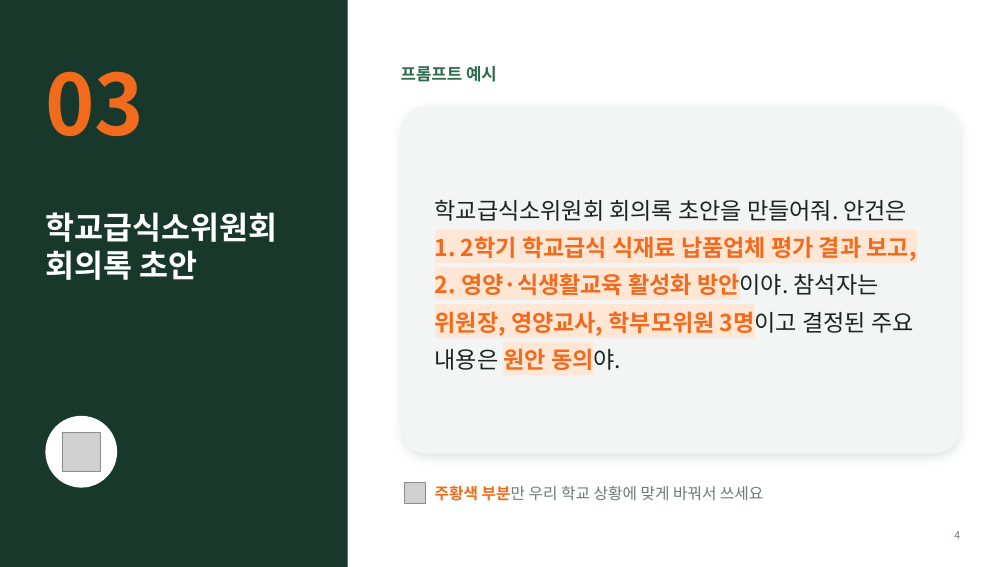
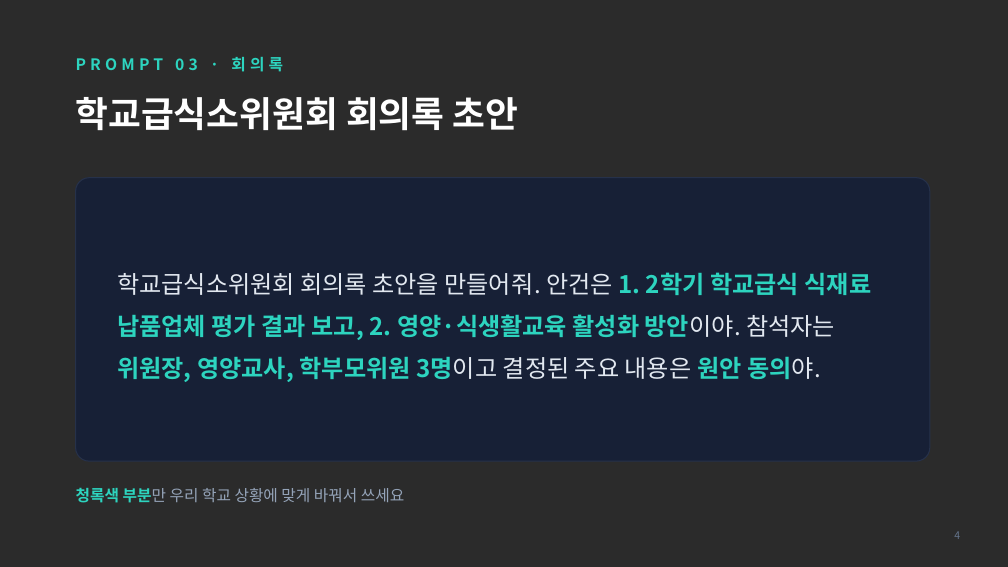
Before and after one commit to chojs135/chojs135, a slide deck: slide 4 of 연수자료/영양교사_AI_공문서_프롬프트.pptx. Drawn at 1008x567 pixels with LibreOffice and Linux fonts; fonts in the diff are those of the drawing; grey boxes stand for pictures; background and template pictures are left out; a plain dark background stands for a picture behind light text. Boxes give left, top, right and bottom in pixels: in the first picture for what was removed or moved away, otherwise in the second. Text is boxed around its words. In the diff, an @@ line names an element or a change of style, - is before the commit and + after.

```diff
--- a/연수자료/영양교사_AI_공문서_프롬프트.pptx
+++ b/연수자료/영양교사_AI_공문서_프롬프트.pptx
@@ background #FFFFFF to picture (left out) @@
@@ rectangle removed at (0, 0, 348, 567) @@
@@ text at (76, 57, 283, 72): text changed; size 80 to 15 pt; text colour #F26B1D to #2DD4BF @@
-03
+PROMPT 03 · 회의록
@@ title "학교급식소위원회 회의록 초안" at (76, 97, 519, 131): vertical alignment top to middle @@
@@ text removed at (401, 66, 497, 82) @@
-프롬프트 예시
@@ title at (76, 97, 519, 131): text changed; size 30 to 34 pt @@
-학교급식소위원회
-회의록 초안
+학교급식소위원회 회의록 초안
@@ rounded rectangle removed at (401, 106, 960, 454) @@
@@ rounded rectangle added at (76, 178, 930, 461), fill #172036, outline #26314A 1 pt @@
@@ text "학교급식소위원회 회의록 초안을 만들어줘. 안건은 ...": place and size @@
-text "학교급식소위원회 회의록 초안을 만들어줘. 안건은 ..." at (435, 200, 917, 370)
+text "학교급식소위원회 회의록 초안을 만들어줘. 안건은 ..." at (117, 272, 872, 382)
@@ text "학교급식소위원회 회의록 초안을 만들어줘. 안건은 ..." at (117, 272, 872, 382): size 22 to 23 pt; text colour #1B2420 to #E2E8F0 in "학교급식소위원회 회의록 초안을 만들어줘. 안건은 방안이야. 참석자는 ..."; text colour #F26B1D to #2DD4BF, highlight #FFE6D5 to none in "1. 2학기 학교급식 식재료 납품업체 평가 결과 ..."; line spacing 1.35 to 1.45 @@
@@ ellipse removed at (45, 416, 117, 488) @@
@@ picture removed at (62, 433, 101, 471) @@
@@ text at (76, 488, 404, 503): text changed; text colour #6E7A74 to #94A3B8 @@
-주황색 부분만 우리 학교 상황에 맞게 바꿔서 쓰세요
+청록색 부분만 우리 학교 상황에 맞게 바꿔서 쓰세요
@@ picture removed at (405, 482, 426, 504) @@
@@ page number at (954, 531, 960, 539): text colour #6E7A74 to #64748B @@
```
Also in this commit, not shown: 5 other slides changed.
